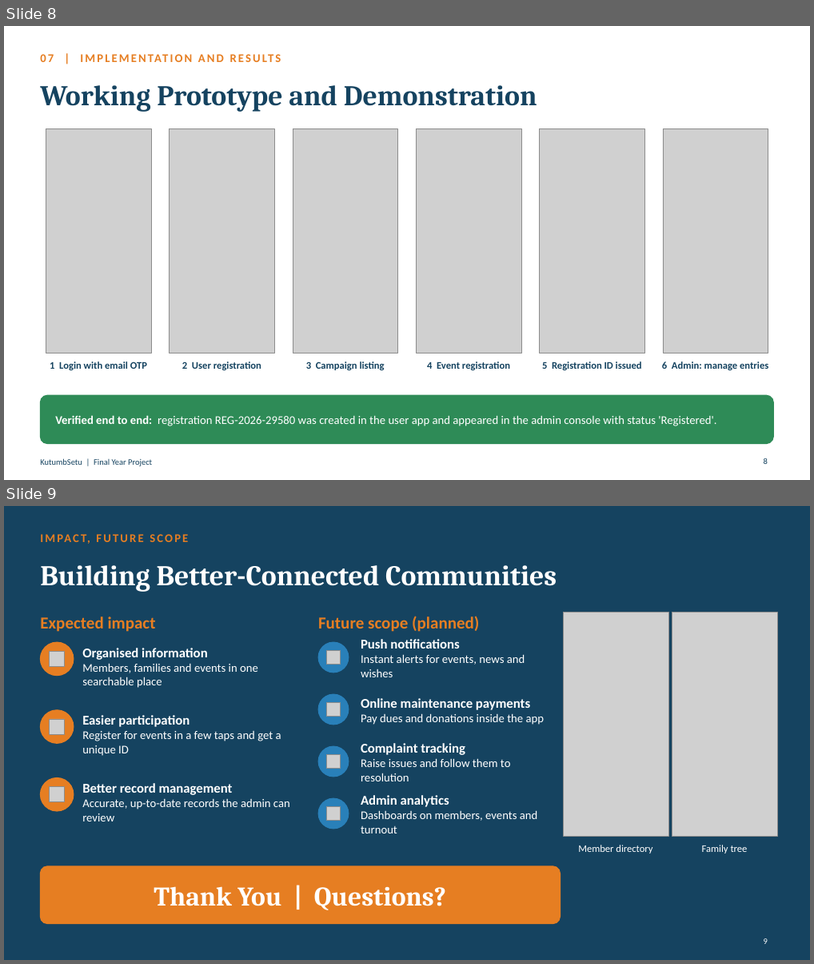
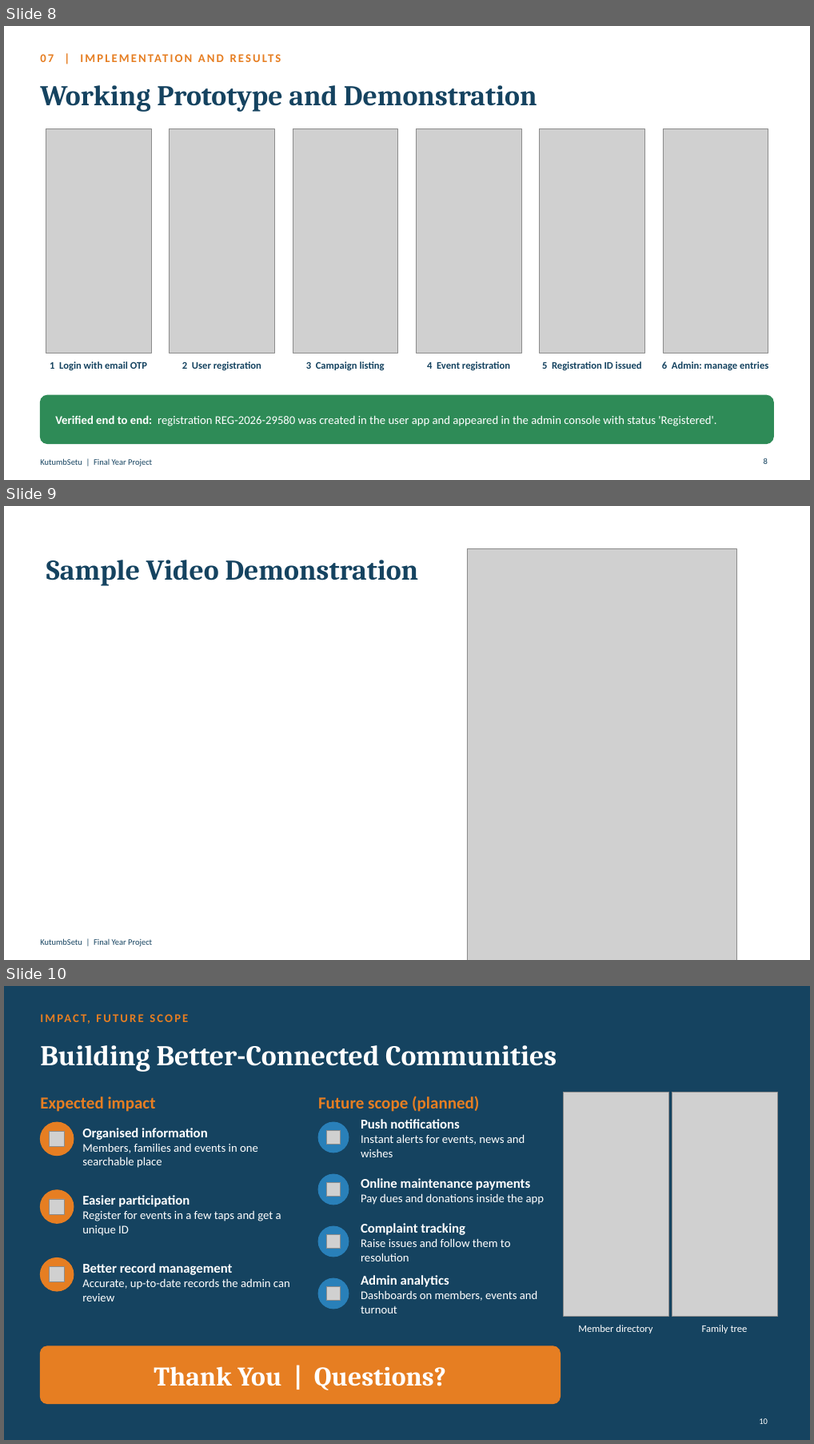
Before and after one commit to rishik-123/Final-Year-Project-Kutumbsetu, a slide deck: KutumbSetuReport PPT.pptx. Shown one above the other, each under a label of ours: slides 8 and 9 before the commit, slides 8, 9 and 10 after it. The pictures are 814x964 and 814x1444 pixels, drawn with LibreOffice and Linux fonts; fonts in the diff are those of the drawing; grey boxes stand for pictures. Boxes give left, top, right and bottom in pixels: in the first picture for what was removed or moved away, otherwise in the second. Text is boxed around its words. In the diff, an @@ line names an element or a change of style, - is before the commit and + after.

Commit message:
Made changes in ppt

```diff
--- a/KutumbSetuReport PPT.pptx
+++ b/KutumbSetuReport PPT.pptx
@@ slide 9 added at (x1=4, y1=506, x2=810, y2=960), background #FFFFFF; not listed: 1 template element that a slide beside it also shows @@
@@ picture added at (x1=467, y1=548, x2=738, y2=960) @@
@@ title added at (x1=46, y1=560, x2=419, y2=586), 34 pt, text #154360, bold @@
+Sample Video Demonstration
@@ what was slide 9 is now slide 10 @@
@@ page number at (x1=759, y1=1418, x2=768, y2=1424): text changed @@
-9
+10
```
Also in this commit, not shown: 1 slide changed, 1 other file.
